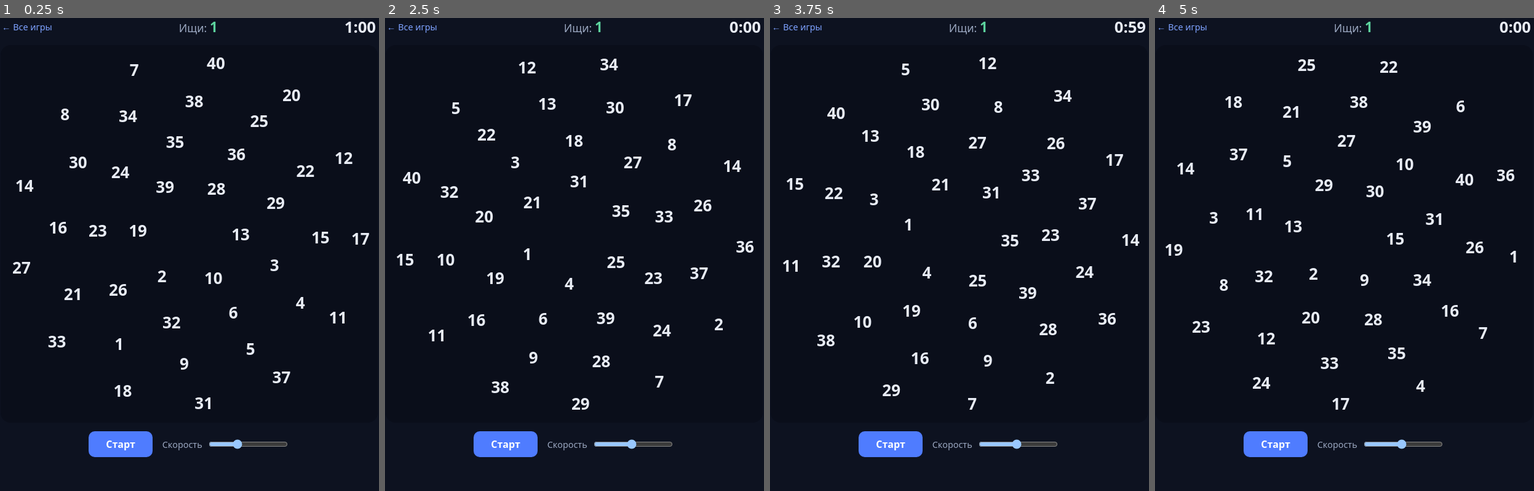
Above: before the commit, frames 1-4 (left to right).
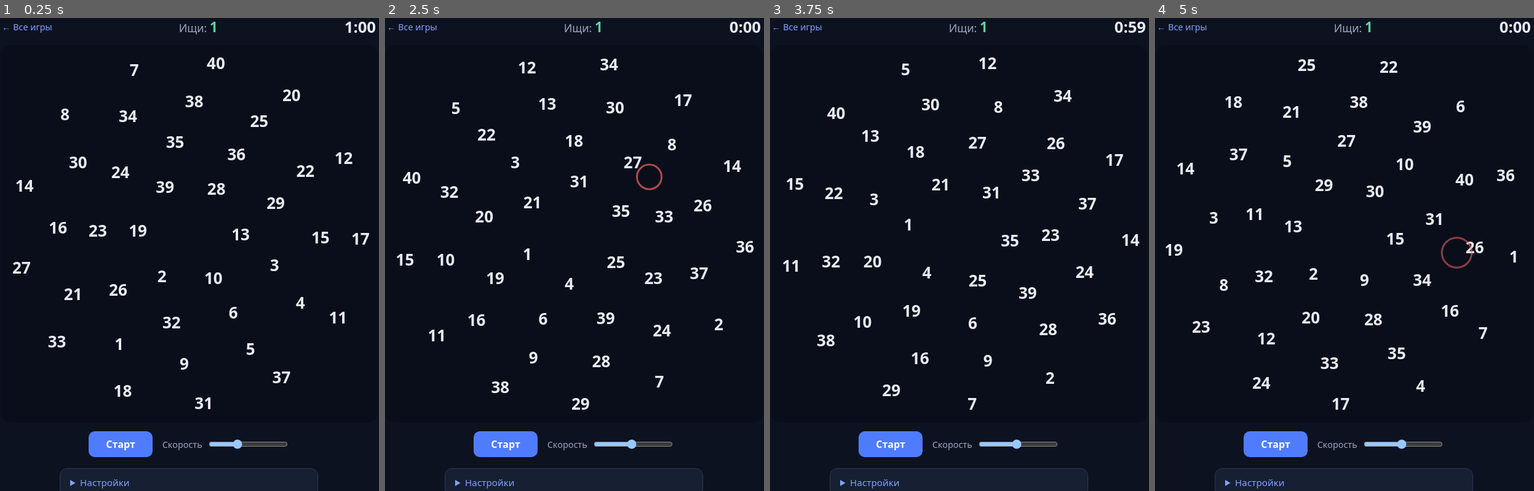
Above: after the commit, the same moments.

Repository: samush/minigames
Game: browser game, page find-numbers.html
The game is run twice, just before and just after one commit, with the same random seed, the same clock (stepped at 60 frames per second) and the same inputs.
Inputs (mouse positions are in pixels of both pictures, inside the frame that each line leads up to):
- Up to frame 1 (0.25 s): no input
- Up to frame 2 (2.5 s): click "Старт" at 0.27 s; click (574, 273) at 1.07 s; click "Старт" at 1.27 s; click (498, 197) at 1.67 s; click (631, 443) at 1.87 s; click "Старт" at 2.02 s; click (650, 178) at 2.27 s; click (631, 443) at 2.47 s
- Up to frame 3 (3.75 s): click (1016, 311) at 2.87 s; click (1016, 443) at 3.07 s; click (864, 325) at 3.47 s; click (1016, 443) at 3.67 s
- Up to frame 4 (5 s): click (1344, 159) at 4.07 s; click "Старт" at 4.27 s; click "Старт" at 4.52 s; click (1458, 254) at 4.67 s; click (1401, 443) at 4.87 s

The runs differ from the first frame. In frame 1, 0.2% of the frame differs, in the area x 15-84%, y 95-100%; in frame 2, 0.3%; in frame 3, 0.2%; in frame 4, 0.3%, in the area x 15-84%, y 46-100%.

Commit message:
find-numbers: tap effects, settings block, round stats with rating

Diff:
--- a/find-numbers.html
+++ b/find-numbers.html
@@ -36,6 +36,16 @@
   }
   #overlay.show { display: flex; }
   #overlay .msg { font-size: 1.6rem; font-weight: 600; }
+  #overlay .stats { font-size: 1.1rem; color: #9aa7c0; line-height: 1.6; }
+  #overlay .stats b { color: #e8ecf5; }
+  details.settings {
+    width: 100%; max-width: 420px; box-sizing: border-box;
+    margin: 4px 16px 24px; padding: 12px 16px;
+    background: #171f33; border: 1px solid #2a3a55; border-radius: 12px;
+  }
+  details.settings summary { cursor: pointer; color: #7ea2ff; font-size: .95rem; }
+  details.settings label { margin-top: 12px; }
+  select { font: inherit; background: #0d1220; color: #e8ecf5; border: 1px solid #2a3a55; border-radius: 8px; padding: 4px 8px; }
 </style>
 </head>
 <body>
@@ -51,7 +61,18 @@
       <input type="range" id="speed" min="0.2" max="2.5" step="0.1" value="1">
     </label>
   </div>
-  <div id="overlay"><div class="msg"></div><button id="again">Ещё раз</button></div>
+  <details class="settings">
+    <summary>Настройки</summary>
+    <label><input type="checkbox" id="dimFound" checked> Гасить найденные числа</label>
+    <label>Эффект при нажатии
+      <select id="effect">
+        <option value="none">нет</option>
+        <option value="ring" selected>да</option>
+        <option value="joke">шутка</option>
+      </select>
+    </label>
+  </details>
+  <div id="overlay"><div class="msg"></div><div class="stats"></div><button id="again">Ещё раз</button></div>
 
 <script>
 const canvas = document.getElementById('c');
@@ -60,7 +81,10 @@
 const targetEl = document.getElementById('target').querySelector('b');
 const overlay = document.getElementById('overlay');
 const msgEl = overlay.querySelector('.msg');
+const statsEl = overlay.querySelector('.stats');
 const speedInput = document.getElementById('speed');
+const dimFound = document.getElementById('dimFound');
+const effectSel = document.getElementById('effect');
 
 const RING_COUNTS = [6, 9, 12, 13];          // numbers per ring, inner to outer
 const ROUND_SECONDS = 60;
@@ -72,6 +96,8 @@
 let rings = [];        // {radius, dir, speed, offset, flipAt, items:[{n, angle, found}]}
 let running = false;
 let target = 1;
+let errors = 0;
+let effects = [];   // {x, y, ok, t0, mode}
 let endsAt = 0;
 let lastT = 0;
 
@@ -101,6 +127,8 @@
     };
   });
   target = 1;
+  errors = 0;
+  effects = [];
   targetEl.textContent = '1';
 }
 
@@ -120,9 +148,38 @@
   for (const ring of rings) {
     for (const item of ring.items) {
       const p = itemPos(ring, item);
-      ctx.fillStyle = item.found ? '#2c3a2f' : '#e8ecf5';
+      ctx.fillStyle = item.found && dimFound.checked ? '#2c3a2f' : '#e8ecf5';
       ctx.fillText(item.n, p.x, p.y);
     }
+  }
+  drawEffects();
+}
+
+const EFFECT_MS = 700;
+function addEffect(x, y, ok) {
+  if (effectSel.value === 'none') return;
+  effects.push({x, y, ok, t0: performance.now(), mode: effectSel.value});
+}
+
+function drawEffects() {
+  const now = performance.now();
+  effects = effects.filter(f => now - f.t0 < EFFECT_MS);
+  for (const f of effects) {
+    const k = (now - f.t0) / EFFECT_MS;   // 0 → 1
+    ctx.globalAlpha = 1 - k;
+    if (f.mode === 'ring') {
+      ctx.strokeStyle = f.ok ? '#5dd39e' : '#ff6b6b';
+      ctx.lineWidth = 3;
+      ctx.beginPath();
+      ctx.arc(f.x, f.y, 10 + k * 30, 0, Math.PI * 2);
+      ctx.stroke();
+    } else {
+      ctx.fillStyle = f.ok ? '#5dd39e' : '#ff6b6b';
+      ctx.font = '700 ' + Math.round(SIZE / 14) + 'px "Comic Sans MS", "Comic Neue", cursive';
+      ctx.fillText(f.ok ? 'Ок!' : 'Лох!', f.x, f.y - 14 - k * 24);
+      ctx.font = '600 ' + Math.round(SIZE / 24) + 'px system-ui, sans-serif';
+    }
+    ctx.globalAlpha = 1;
   }
 }
 
@@ -146,11 +203,18 @@
   requestAnimationFrame(frame);
 }
 
+function rating(n) {
+  return n < 10 ? 'малыш' : n < 15 ? 'додик' : n < 20 ? 'первоклашка'
+    : n < 25 ? 'нормис' : n < 30 ? 'крутяк' : n < 35 ? 'могуч' : 'папаня';
+}
+
 function finish(won) {
   running = false;
-  msgEl.textContent = won
-    ? 'Все 40 найдены! 🎉'
-    : 'Время вышло. Дошёл до ' + (target - 1) + ' из 40.';
+  const found = target - 1;
+  msgEl.textContent = won ? 'Все 40 найдены! 🎉' : 'Время вышло.';
+  statsEl.innerHTML = 'Нашёл: <b>' + found + '</b> из 40<br>'
+    + 'Ошибок: <b>' + errors + '</b><br>'
+    + 'Оценка: <b>' + rating(found) + '</b>';
   overlay.classList.add('show');
 }
 
@@ -166,17 +230,25 @@
   const rect = canvas.getBoundingClientRect();
   const x = e.clientX - rect.left, y = e.clientY - rect.top;
   const hitR = SIZE / 24 + 8;
+  let best = null, bestD = hitR ** 2;
   for (const ring of rings) {
     for (const item of ring.items) {
-      if (item.found || item.n !== target) continue;
+      if (item.found) continue;
       const p = itemPos(ring, item);
-      if ((p.x - x) ** 2 + (p.y - y) ** 2 < hitR ** 2) {
-        item.found = true;
-        target++;
-        if (target > 40) finish(true);
-        else targetEl.textContent = target;
-      }
-    }
+      const d = (p.x - x) ** 2 + (p.y - y) ** 2;
+      if (d < bestD) { best = item; bestD = d; }
+    }
+  }
+  if (!best) return;
+  if (best.n === target) {
+    best.found = true;
+    addEffect(x, y, true);
+    target++;
+    if (target > 40) finish(true);
+    else targetEl.textContent = target;
+  } else {
+    errors++;
+    addEffect(x, y, false);
   }
 });
 
